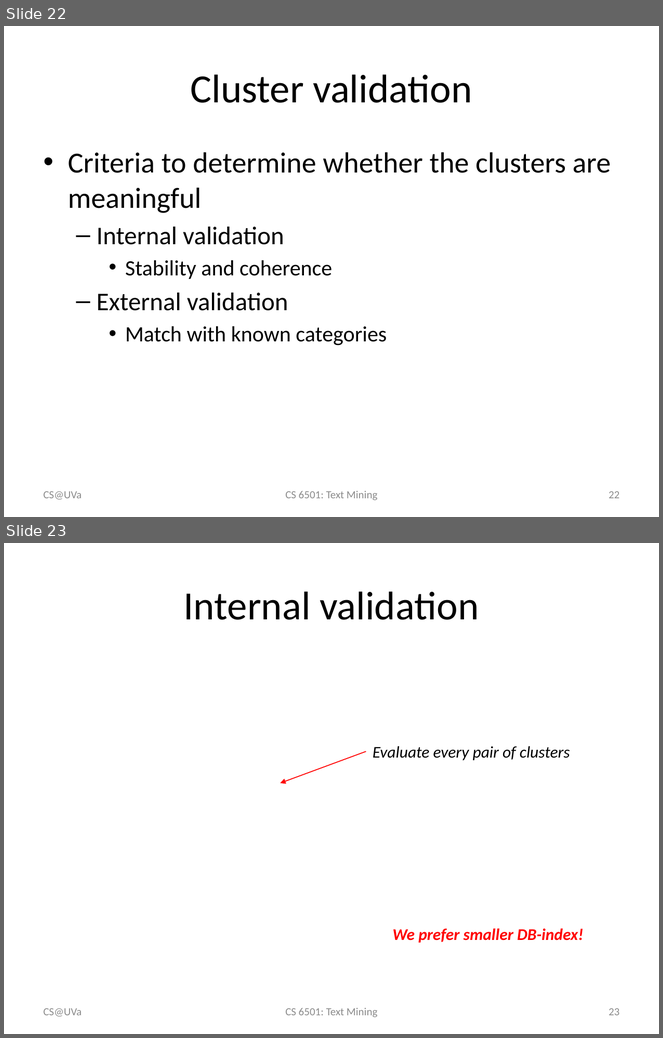
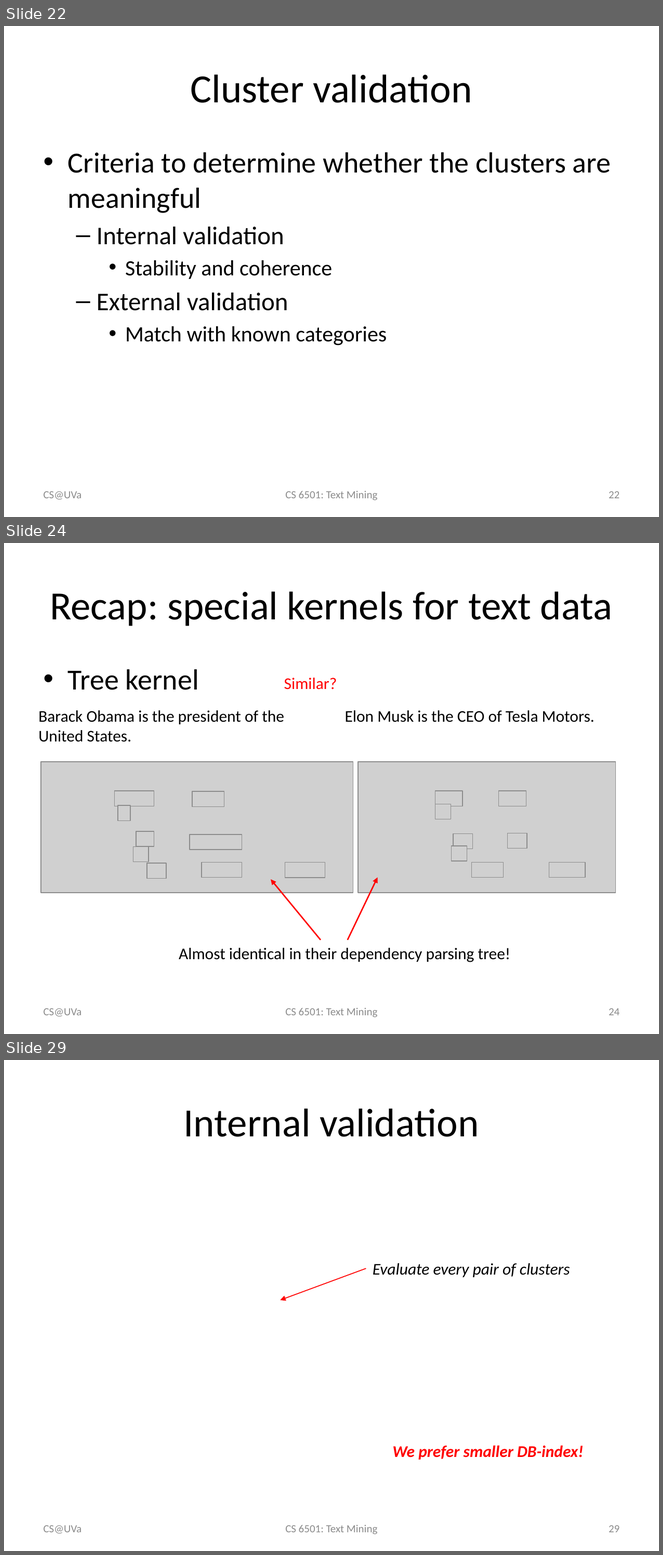
Before and after one commit to wang296/CS6501-Text-Mining, a slide deck: docs/TextClustering.pptx. Shown one above the other, each under a label of ours: slides 22 and 23 before the commit, slides 22, 24 and 29 after it; the slides between them are not shown. The pictures are 663x1038 and 663x1555 pixels, drawn with LibreOffice and Linux fonts; fonts in the diff are those of the drawing; grey boxes stand for pictures. Boxes give left, top, right and bottom in pixels: in the first picture for what was removed or moved away, otherwise in the second. Text is boxed around its words. In the diff, an @@ line names an element or a change of style, - is before the commit and + after.

```diff
--- a/docs/TextClustering.pptx
+++ b/docs/TextClustering.pptx
@@ slide 24 added at (4,543,659,1034), background #FFFFFF @@
@@ title added at (50,591,612,626), 44 pt, text #000000 @@
+Recap: special kernels for text data
@@ text added at (68,669,199,690), 32 pt, text #000000 @@
+• Tree kernel
@@ text added at (284,678,337,690), 18 pt, text #FF0000 @@
+Similar?
@@ text added at (38,710,284,742), 18 pt, text #000000 @@
+Barack Obama is the president of the United States.
@@ text added at (345,710,595,722), 18 pt, text #000000 @@
+Elon Musk is the CEO of Tesla Motors.
@@ picture added at (41,762,353,893) @@
@@ picture added at (358,762,616,893) @@
@@ group added at (435,792,585,878): 8 pictures @@
@@ group added at (114,792,325,878): 9 pictures @@
@@ arrow added from (321, 940) to (271, 880), #FF0000 1.5 pt @@
@@ arrow added from (347, 940) to (377, 878), #FF0000 1.5 pt @@
@@ text added at (179,948,511,963), 18 pt, text #000000 @@
+Almost identical in their dependency parsing tree!
@@ text added at (44,1008,82,1017), 12 pt, text #8C8C8C @@
+CS@UVa
@@ text added at (285,1008,377,1018), 12 pt, text #8C8C8C @@
+CS 6501: Text Mining
@@ page number added at (609,1008,620,1016), 12 pt, text #8C8C8C @@
+24
@@ what was slide 23 is now slide 29 @@
@@ page number at (609,1525,620,1533): text changed @@
-23
+29
```
Also in this commit, not shown: 3 slides changed, 5 other slides added, 6 other files.
